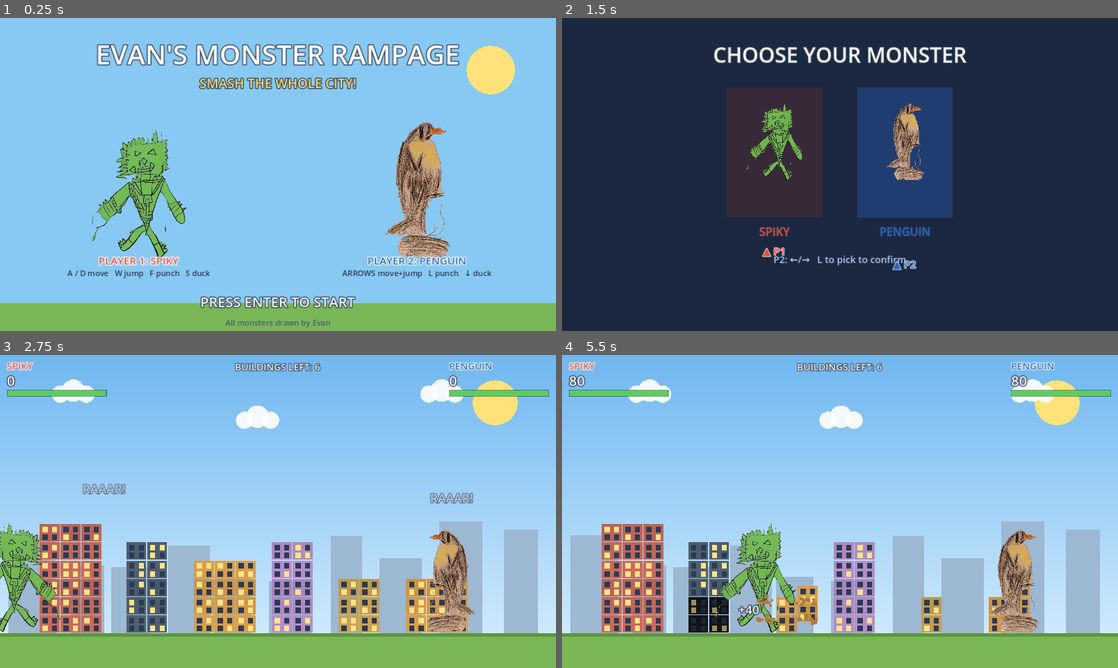
Above: before the commit, frames 1-4 (two rows, left to right).
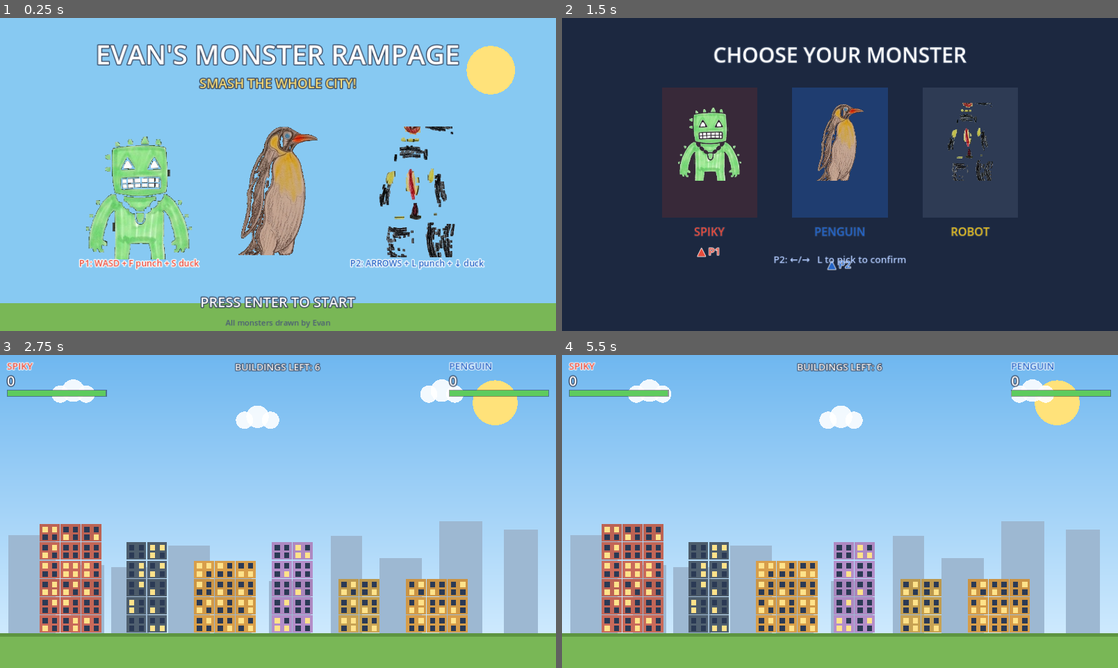
Above: after the commit, the same moments.

Repository: wilker16/evanGame
Game: Godot game, scene res://scenes/Main.tscn
The game is run twice, just before and just after one commit, with the same random seed, the same clock (stepped at 60 frames per second) and the same inputs.
Inputs:
- Up to frame 1 (0.25 s): no input
- Up to frame 2 (1.5 s): tap Enter (ui_accept) at 0.5, 1.25 s; hold D (p1_right) from 0.53 s (still down); tap S (p1_duck) at 0.6 s; tap W (p1_jump) at 0.77 s; tap F (p1_punch) at 1.35 s
- Up to frame 3 (2.75 s): tap W (p1_jump) at 1.52 s; tap Enter (ui_accept) at 2 s; release D (p1_right) at 2.03 s; hold A (p1_left) from 2.03 s (still down); tap Down (p2_duck) at 2.1 s
- Up to frame 4 (5.5 s): release A (p1_left) at 2.78 s; hold D (p1_right) 2.78-4.28 s; tap Left (p2_left) at 2.85 s; tap W (p1_jump) at 3.02, 3.77, 4.52 s; tap L (p2_punch) at 3.6 s; hold A (p1_left) 4.28-5.03 s; tap Right (p2_right) at 4.35 s; hold D (p1_right) from 5.03 s (still down); tap S (p1_duck) at 5.1 s

The runs differ from the first frame. In frame 1, 13% of the frame differs, in the area x 12-89%, y 33-84%; in frame 2, 19%, in the area x 18-78%, y 22-81%; in frame 3, 3.7%; in frame 4, 7.2%.
Error after the commit: Parse Error: Cannot infer the type of "ppath" variable because the value doesn't have a set type. (res://scripts/monster.gd:60)

Commit message:
Add 3-character roster with per-pose sprites and texture swapping
- Extracted 18 pose PNGs (stand/walk/punch/crouch/jump/hurt) for Spiky,
  Penguin, and new Robot character from uploaded sprite sheets
- monster.gd: loads per-pose textures at init; swaps sprite.texture based
  on game state (hurt > jump > punch > walk > stand); skips procedural
  punch arm when drawn punch sprite exists; shows hurt sprite on damage
- main.gd: CHARACTERS array now has 3 entries (Spiky, Penguin, Robot);
  title screen dynamically spaces up to 3 monsters; updated art paths to
  use the new stand sprites
- tools/extract_poses.py: extraction script kept for reproducibility

Co-Authored-By: Claude Sonnet 4.6 <noreply@anthropic.com>
Claude-Session: https://claude.ai/code/session_01FwEGVqtBjhbHvqa9CgcyMt

Diff:
--- a/scripts/main.gd
+++ b/scripts/main.gd
@@ -11,15 +11,21 @@
 const CHARACTERS: Array = [
 	{
 		"name": "SPIKY",
-		"art":  "res://art/monster_spiky.png",
+		"art":  "res://art/spiky_stand.png",
 		"height": 255.0,
 		"color": Color("#e74c3c"),
 	},
 	{
 		"name": "PENGUIN",
-		"art":  "res://art/monster_penguin.png",
+		"art":  "res://art/penguin_stand.png",
 		"height": 240.0,
 		"color": Color("#2465c8"),
+	},
+	{
+		"name": "ROBOT",
+		"art":  "res://art/robot_stand.png",
+		"height": 245.0,
+		"color": Color("#e8c020"),
 	},
 ]
 
@@ -152,24 +158,23 @@
 	_title_label("EVAN'S MONSTER RAMPAGE", 62, Color.WHITE, Vector2(0, 40),  Color("#2b3a55"))
 	_title_label("SMASH THE WHOLE CITY!",  30, Color("#ffe27a"), Vector2(0, 128), Color("#2b3a55"))
 
-	_spiky_sprite = Sprite2D.new()
-	_spiky_sprite.texture = load("res://art/monster_spiky.png")
-	_spiky_sprite.scale = Vector2.ONE * (300.0 / _spiky_sprite.texture.get_height())
-	_spiky_sprite.position = Vector2(320, 400)
-	_spiky_base_y = _spiky_sprite.position.y
-	title.add_child(_spiky_sprite)
-
-	_penguin_sprite = Sprite2D.new()
-	_penguin_sprite.texture = load("res://art/monster_penguin.png")
-	_penguin_sprite.scale = Vector2.ONE * (320.0 / _penguin_sprite.texture.get_height())
-	_penguin_sprite.position = Vector2(960, 400)
-	_penguin_base_y = _penguin_sprite.position.y
-	title.add_child(_penguin_sprite)
-
-	_title_label("PLAYER 1: SPIKY",              24, Color("#e74c3c"), Vector2(-320, 540), Color.WHITE)
-	_title_label("A / D move   W jump   F punch   S duck", 18, Color("#2b3a55"), Vector2(-320, 574))
-	_title_label("PLAYER 2: PENGUIN",             24, Color("#2465c8"), Vector2(320, 540), Color.WHITE)
-	_title_label("ARROWS move+jump   L punch   ↓ duck",   18, Color("#2b3a55"), Vector2(320, 574))
+	# Show up to 3 monsters on the title screen, evenly spaced.
+	var nc := mini(CHARACTERS.size(), 3)
+	for i in nc:
+		var cfg: Dictionary = CHARACTERS[i]
+		var tx := 1280.0 * (i + 1) / (nc + 1)
+		var spr := Sprite2D.new()
+		spr.texture = load(cfg["art"])
+		spr.scale = Vector2.ONE * (300.0 / spr.texture.get_height())
+		spr.position = Vector2(tx, 400)
+		if i == 0:
+			_spiky_sprite = spr; _spiky_base_y = spr.position.y
+		elif i == 1:
+			_penguin_sprite = spr; _penguin_base_y = spr.position.y
+		title.add_child(spr)
+
+	_title_label("P1: WASD + F punch + S duck", 20, Color("#e74c3c"), Vector2(-320, 550), Color.WHITE)
+	_title_label("P2: ARROWS + L punch + ↓ duck", 20, Color("#2465c8"), Vector2(320, 550), Color.WHITE)
 
 	_press_label = _title_label("PRESS ENTER TO START", 32, Color.WHITE, Vector2(0, 630), Color("#2b3a55"))
 	_title_label("All monsters drawn by Evan", 18, Color("#4a5a75"), Vector2(0, 688))
--- a/scripts/monster.gd
+++ b/scripts/monster.gd
@@ -2,6 +2,7 @@
 extends CharacterBody2D
 ## A playable giant monster (one of Evan's drawings). Walks, jumps, punches,
 ## ducks, gets dizzy when the army wears it down, then shakes it off and comes back.
+## Swaps sprite textures based on current pose when pose PNGs are present.
 
 const SPEED := 330.0
 const JUMP_VELOCITY := -760.0
@@ -26,6 +27,12 @@
 var walk_t := 0.0
 var _bob_tween: Tween
 var _punch_arm: Node2D
+var _hurt_t := 0.0          # countdown showing the hurt sprite after taking damage
+
+# Pose sprite system — populated in _init if per-pose PNGs exist.
+var pose_textures := {}     # String -> Texture2D
+var pose_scales := {}       # String -> Vector2 (natural scale that fills sprite_h)
+var _current_pose := "stand"
 
 var sprite: Sprite2D
 var base_sprite_scale := Vector2.ONE
@@ -47,11 +54,23 @@
 	collision_mask = 1
 	z_index = 10
 
-	var tex: Texture2D = load(tex_path)
-	var s := sprite_h / float(tex.get_height())
-	sprite_w = tex.get_width() * s
+	# Try to load per-pose sprites (e.g. "spiky_stand.png", "spiky_walk.png" …)
+	var char_id := p_name.to_lower()
+	for pname in ["stand", "walk", "punch", "crouch", "jump", "hurt"]:
+		var ppath := "res://art/" + char_id + "_" + pname + ".png"
+		if ResourceLoader.exists(ppath):
+			var ptex := load(ppath) as Texture2D
+			if ptex:
+				pose_textures[pname] = ptex
+				var ps := sprite_h / float(ptex.get_height())
+				pose_scales[pname] = Vector2(ps, ps)
+
+	# Primary sprite: prefer the extracted stand pose; fall back to tex_path.
+	var main_tex: Texture2D = pose_textures.get("stand", load(tex_path) as Texture2D)
+	var s := sprite_h / float(main_tex.get_height())
+	sprite_w = main_tex.get_width() * s
 	sprite = Sprite2D.new()
-	sprite.texture = tex
+	sprite.texture = main_tex
 	sprite.scale = Vector2(s, s)
 	base_sprite_scale = sprite.scale
 	sprite.position = Vector2(0, -sprite_h * 0.5)
@@ -86,6 +105,8 @@
 
 func _physics_process(delta: float) -> void:
 	punch_cd = maxf(punch_cd - delta, 0.0)
+	_hurt_t  = maxf(_hurt_t  - delta, 0.0)
+
 	if not is_on_floor():
 		velocity.y += GRAVITY * delta
 		fall_speed = velocity.y
@@ -95,6 +116,7 @@
 		move_and_slide()
 		wobble_t += delta
 		sprite.rotation = sin(wobble_t * 9.0) * 0.22
+		_apply_pose("hurt")
 		return
 
 	if not awake:
@@ -111,7 +133,9 @@
 		ducking = want_duck
 		sprite.rotation = 0.0
 		if ducking:
-			sprite.scale = base_sprite_scale * Vector2(1.25, 0.55)
+			# If we have a drawn crouch sprite use it; otherwise squash the existing one.
+			if not pose_textures.has("crouch"):
+				sprite.scale = base_sprite_scale * Vector2(1.25, 0.55)
 			sprite.position = Vector2(0, -sprite_h * 0.275)
 		else:
 			sprite.scale = base_sprite_scale
@@ -121,6 +145,7 @@
 		velocity.x = move_toward(velocity.x, 0.0, SPEED * 0.5)
 		move_and_slide()
 		position.x = clampf(position.x, 50.0, 1230.0)
+		_apply_pose("crouch")
 		return
 
 	var dir := Input.get_axis(actions["left"], actions["right"])
@@ -160,6 +185,34 @@
 			game.try_smash(self, Rect2(global_position - Vector2(size.x * 0.5, size.y - 20.0), size))
 		fall_speed = 0.0
 
+	# Pick pose sprite for current state.
+	_apply_pose(_choose_pose())
+
+# ── Pose texture management ──────────────────────────────────────────────────
+
+func _choose_pose() -> String:
+	if _hurt_t > 0.0:
+		return "hurt"
+	if not is_on_floor():
+		return "jump"
+	if punch_cd > PUNCH_COOLDOWN * 0.45:
+		return "punch"
+	if absf(velocity.x) > 10.0:
+		return "walk"
+	return "stand"
+
+func _apply_pose(p: String) -> void:
+	if not pose_textures.has(p) or _current_pose == p:
+		return
+	_current_pose = p
+	sprite.texture = pose_textures[p]
+	base_sprite_scale = pose_scales[p]
+	if not ducking:
+		sprite.scale = base_sprite_scale
+		sprite.position = Vector2(0, -sprite_h * 0.5)
+
+# ── Actions ──────────────────────────────────────────────────────────────────
+
 func _punch() -> void:
 	punch_cd = PUNCH_COOLDOWN
 	# Sprite body lurches forward.
@@ -168,10 +221,13 @@
 	tw.tween_property(sprite, "position", base + Vector2(facing * 30.0, 0), 0.07) \
 		.set_trans(Tween.TRANS_QUAD).set_ease(Tween.EASE_OUT)
 	tw.tween_property(sprite, "position", base, 0.14)
-	# Extending arm sprite and impact burst.
-	_spawn_punch_arm()
+	# Use procedural arm only when no drawn punch sprite exists.
+	var center := global_position + Vector2(facing * (sprite_w * 0.5 + 50.0), -sprite_h * 0.55)
+	if pose_textures.has("punch"):
+		_spawn_impact_star(center + Vector2(facing * 80.0, 0))
+	else:
+		_spawn_punch_arm()
 	# Hitbox.
-	var center := global_position + Vector2(facing * (sprite_w * 0.5 + 50.0), -sprite_h * 0.55)
 	var size := Vector2(170.0, 210.0)
 	game.try_smash(self, Rect2(center - size * 0.5, size))
 	game.popup_score(center + Vector2(0, -20), "POW!", Color("#ffe27a"))
@@ -226,7 +282,7 @@
 		kn.color = Color("#bf5010")
 		_punch_arm.add_child(kn)
 
-	# Impact star burst at the fist tip — spawned before scale animation.
+	# Impact star burst at the fist tip.
 	var tip := global_position + Vector2(facing * (shoulder_x + arm_len + fs * 1.1), -sprite_h * 0.55)
 	_spawn_impact_star(tip)
 
@@ -266,6 +322,7 @@
 	if not can_be_hit():
 		return
 	hp = maxf(hp - dmg, 0.0)
+	_hurt_t = 0.45   # show hurt sprite for this long
 	Sfx.play("hurt", -6.0)
 	sprite.modulate = Color(1, 0.35, 0.35)
 	var tw := create_tween()
@@ -296,6 +353,7 @@
 func _go_dizzy() -> void:
 	dizzy = true
 	ducking = false
+	_current_pose = ""  # force pose refresh after recovery
 	if is_instance_valid(_punch_arm):
 		_punch_arm.queue_free()
 	sprite.scale = base_sprite_scale
Binary file added: art/penguin_crouch.png
Binary file added: art/penguin_hurt.png
Binary file added: art/penguin_jump.png
Binary file added: art/penguin_punch.png
Binary file added: art/penguin_stand.png
Binary file added: art/penguin_walk.png
Binary file added: art/robot_crouch.png
Binary file added: art/robot_hurt.png
Binary file added: art/robot_jump.png
Binary file added: art/robot_punch.png
Binary file added: art/robot_stand.png
Binary file added: art/robot_walk.png
(and 7 more such lines)
